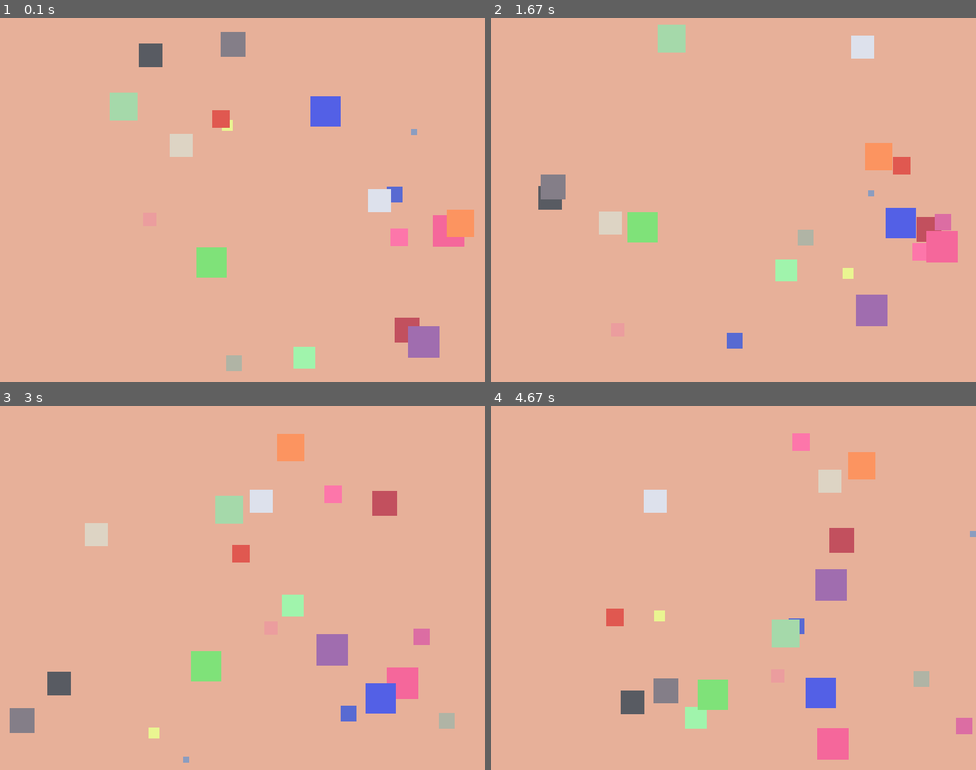
Above: before the commit, frames 1-4 (two rows, left to right).
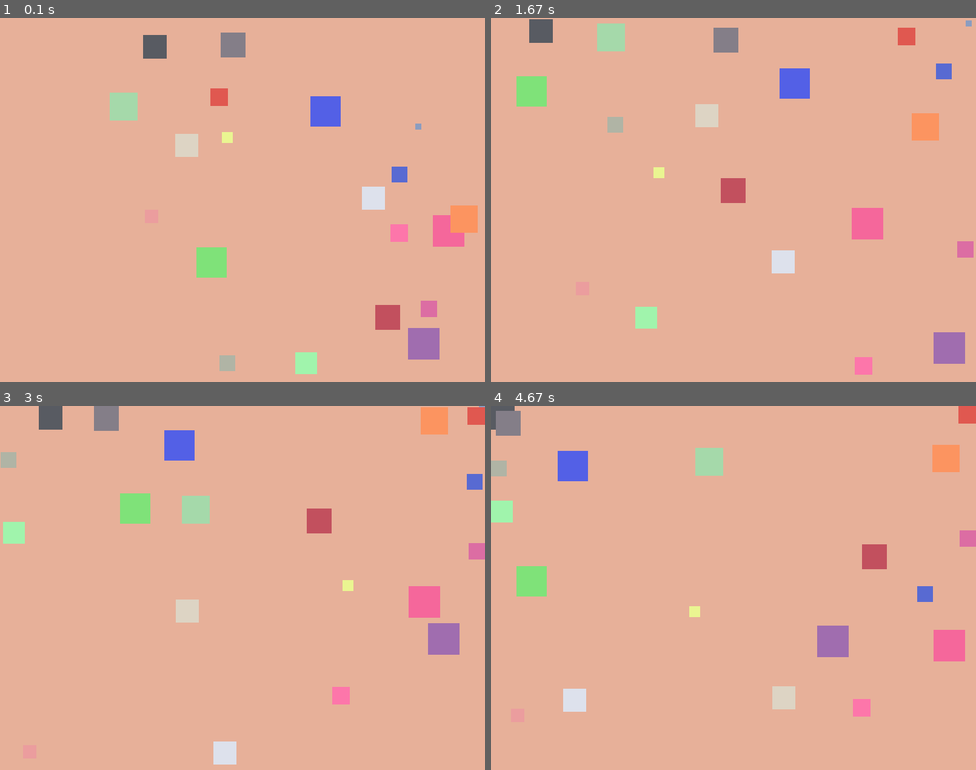
Above: after the commit, the same moments.

Repository: cindy-fotsing/lab8-pygame
Game: pygame game, started from main.py
The game is run twice, just before and just after one commit, with the same random seed, the same clock (stepped at 60 frames per second) and the same inputs.
Inputs:
- Up to frame 1 (0.1 s): no input
- Up to frame 2 (1.67 s): no input
- Up to frame 3 (3 s): no input
- Up to frame 4 (4.67 s): no input

The runs differ from the first frame. In frame 1, 2.7% of the frame differs, in the area x 28-99%, y 3-98%; in frame 2, 11%; in frame 3, 11%, in the area x 0-100%, y 0-99%; in frame 4, 11%.

Commit message:
feat:Chasing/Fleeing behaviour

Diff:
--- a/main.py
+++ b/main.py
@@ -1,3 +1,4 @@
+import math
 import random
 import sys
 
@@ -13,6 +14,7 @@
 SQUARE_MIN_SIZE = 10
 SQUARE_MAX_SIZE = 60
 GLOBAL_MAX_SPEED = 8
+DANGER_RADIUS = 150  # px — squares ignore threats beyond this distance
 
 
 class Square:
@@ -34,16 +36,48 @@
 		)
 
 	def center(self) -> tuple[float, float]:
-		# TODO 1: Use this helper for center-to-center calculations.
+		# Returns the center point of this square.
 		return (self.x + self.size / 2, self.y + self.size / 2)
 
 	def update(self, squares: list["Square"]) -> None:
-		# TODO 2: Build bigger_neighbors from squares (exclude self).
-		# TODO 3: Choose one threat target among bigger_neighbors.
-		# TODO 4: Compute normalized flee direction away from threat target.
-		# TODO 5: Add flee steering to current velocity (vx, vy).
-		# TODO 6: Clamp resulting speed to self.max_speed.
-		if random.random() < 0.02:
+		# --- TODO 2: Build bigger_neighbors (all squares larger than self) ---
+		bigger_neighbors = [s for s in squares if s is not self and s.size > self.size]
+
+		# --- TODO 3: Pick the nearest threat within DANGER_RADIUS ---
+		cx, cy = self.center()
+		nearby_threats = [
+			s for s in bigger_neighbors
+			if distance((cx, cy), s.center()) < DANGER_RADIUS
+		]
+
+		if nearby_threats:
+			threat = min(nearby_threats, key=lambda s: distance((cx, cy), s.center()))
+
+			# --- TODO 4: Compute a normalized flee direction (away from threat) ---
+			tx, ty = threat.center()
+			dx = cx - tx
+			dy = cy - ty
+			dist = distance((cx, cy), (tx, ty))
+
+			if dist > 0:
+				# Normalize to unit vector
+				nx = dx / dist
+				ny = dy / dist
+
+				# --- TODO 5: Scale flee strength by proximity — closer = stronger push ---
+				# At dist=0 → strength=4.0; at dist=DANGER_RADIUS → strength≈0
+				flee_strength = 4.0 * (1.0 - dist / DANGER_RADIUS)
+				self.vx += nx * flee_strength
+				self.vy += ny * flee_strength
+
+				# --- TODO 6: Clamp speed so we never exceed max_speed ---
+				speed = math.hypot(self.vx, self.vy)
+				if speed > self.max_speed:
+					self.vx = (self.vx / speed) * self.max_speed
+					self.vy = (self.vy / speed) * self.max_speed
+
+		# Random nudge only fires when NOT actively fleeing, to avoid fighting the flee
+		elif random.random() < 0.02:
 			self.vx = random.choice([-1, 1]) * random.randint(1, self.max_speed)
 			self.vy = random.choice([-1, 1]) * random.randint(1, self.max_speed)
 
@@ -63,7 +97,7 @@
 
 
 def distance(a: tuple[float, float], b: tuple[float, float]) -> float:
-	# TODO 7: Reuse this helper to find the nearest bigger neighbor.
+	# TODO 7: Reused here to find nearest bigger neighbor (see update above).
 	return ((a[0] - b[0]) ** 2 + (a[1] - b[1]) ** 2) ** 0.5
 
 
@@ -84,7 +118,7 @@
 		screen.fill(BACKGROUND_COLOR)
 
 		for square in squares:
-			# TODO 8: Keep passing all squares to update so each square can inspect neighbors.
+			# TODO 8: All squares are passed so each one can inspect its neighbors.
 			square.update(squares)
 			square.draw(screen)
 
Not shown, changed: JOURNAL.md
Not shown, changed: MY_NOTES.md
